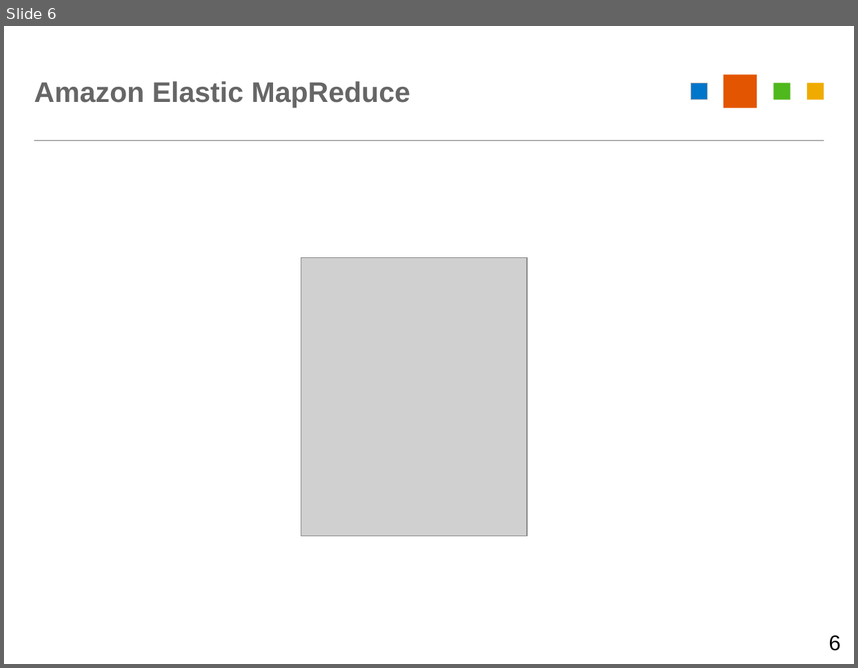
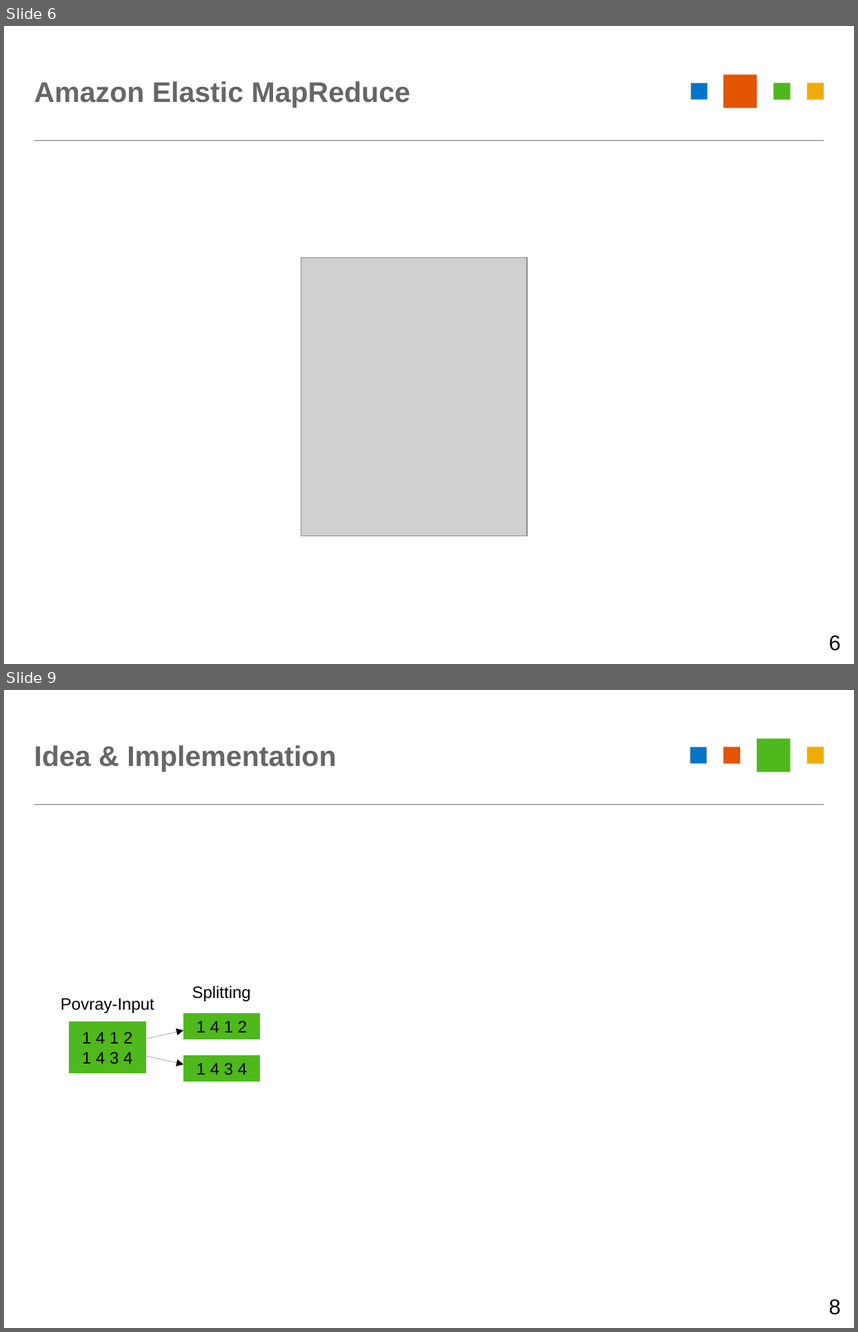
Before and after one commit to YarnSeemannsgarn/University_Innsbruck-Advanced_Distributed_and_Parallel_Systems-Homework_8, a slide deck: docs/presentation/map-reduce-povray.odp. Shown one above the other, each under a label of ours: slide 6 before the commit, slides 6 and 9 after it; the slides between them are not shown. The pictures are 858x668 and 858x1332 pixels, drawn with LibreOffice and Linux fonts; fonts in the diff are those of the drawing; grey boxes stand for pictures. Boxes give left, top, right and bottom in pixels: in the first picture for what was removed or moved away, otherwise in the second. Text is boxed around its words. In the diff, an @@ line names an element or a change of style, - is before the commit and + after.

```diff
--- a/docs/presentation/map-reduce-povray.odp
+++ b/docs/presentation/map-reduce-povray.odp
@@ slide 9 added at bbox=[4, 690, 854, 1328], background #FFFFFF; not listed: 2 template elements that a slide beside it also shows @@
@@ rectangle added at bbox=[23, 690, 828, 722], fill #FFFFFF @@
@@ title added at bbox=[34, 745, 336, 772], 24 pt, text #666666, bold @@
+Idea & Implementation
@@ rectangle added at bbox=[690, 747, 707, 764], fill #0076CB, outline #B8B8B8 0.26 pt @@
@@ rectangle added at bbox=[723, 747, 740, 764], fill #E35500 @@
@@ rectangle added at bbox=[757, 738, 791, 771], fill #4FB81C @@
@@ rectangle added at bbox=[807, 747, 824, 764], fill #F0AB00 @@
@@ text added at bbox=[61, 998, 154, 1013], 14 pt, text #000000 @@
+Povray-Input
@@ text added at bbox=[192, 985, 251, 1001], 14 pt, text #000000 @@
+Splitting
@@ rectangle added at bbox=[183, 1013, 260, 1038], fill #4FB81C, outline #4FB81C 0 pt, 14 pt, text #000000 @@
+1 4 1 2
@@ rectangle added at bbox=[70, 1021, 146, 1072], fill #4FB81C, outline #4FB81C 0 pt, 14 pt, text #000000 @@
+1 4 1 2
+1 4 3 4
@@ arrow added from (146, 1038) to (183, 1030), #000000 0 pt @@
@@ arrow added from (146, 1056) to (183, 1064), #000000 0 pt @@
@@ rectangle added at bbox=[183, 1056, 260, 1081], fill #4FB81C, outline #4FB81C 0 pt, 14 pt, text #000000 @@
+1 4 3 4
@@ rectangle added at bbox=[23, 1287, 828, 1328], fill #FFFFFF @@
@@ text added at bbox=[829, 1299, 841, 1314], 18 pt, text #000000 @@
+8
```
Also in this commit, not shown: 7 slides changed, 1 other file.
